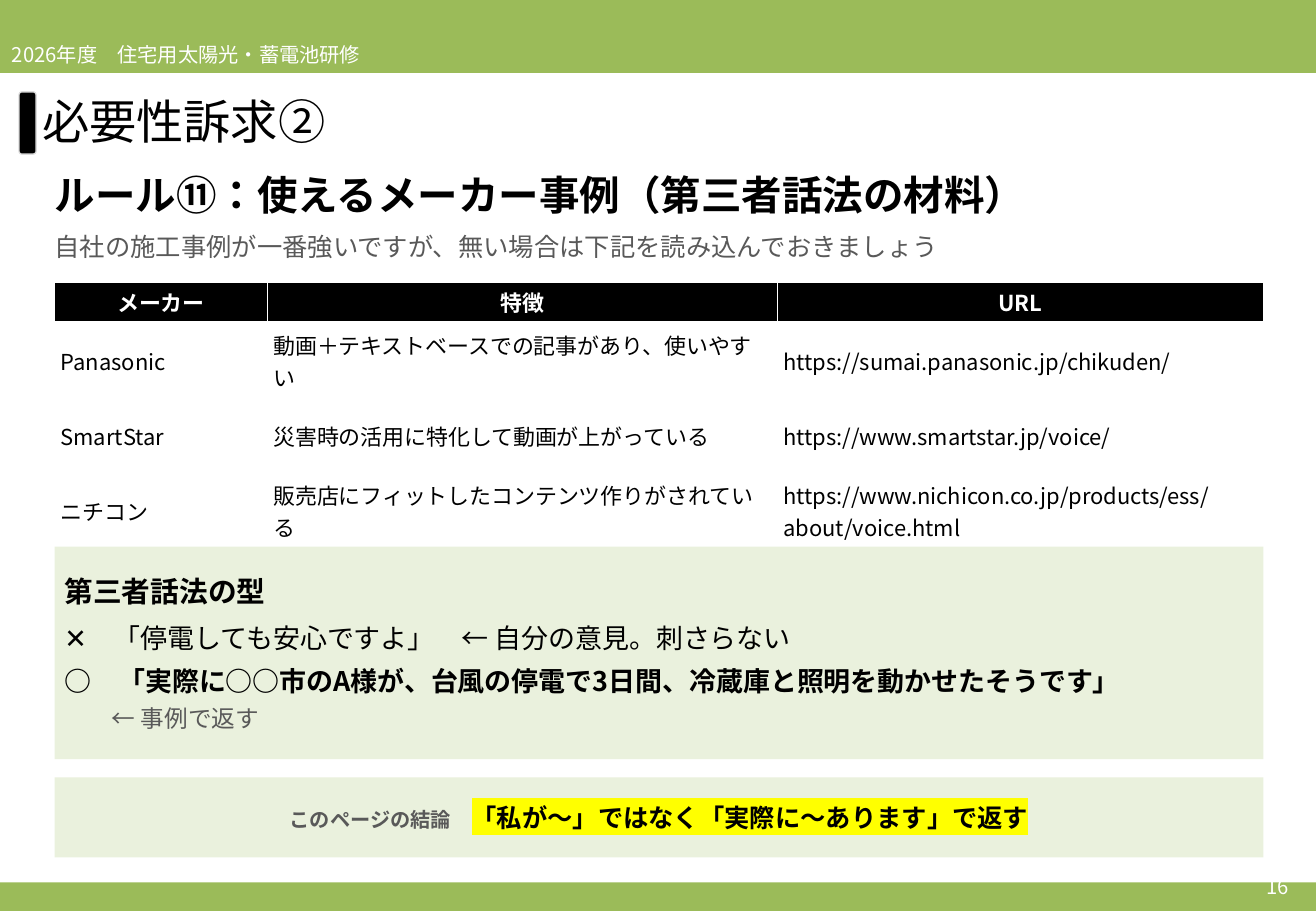
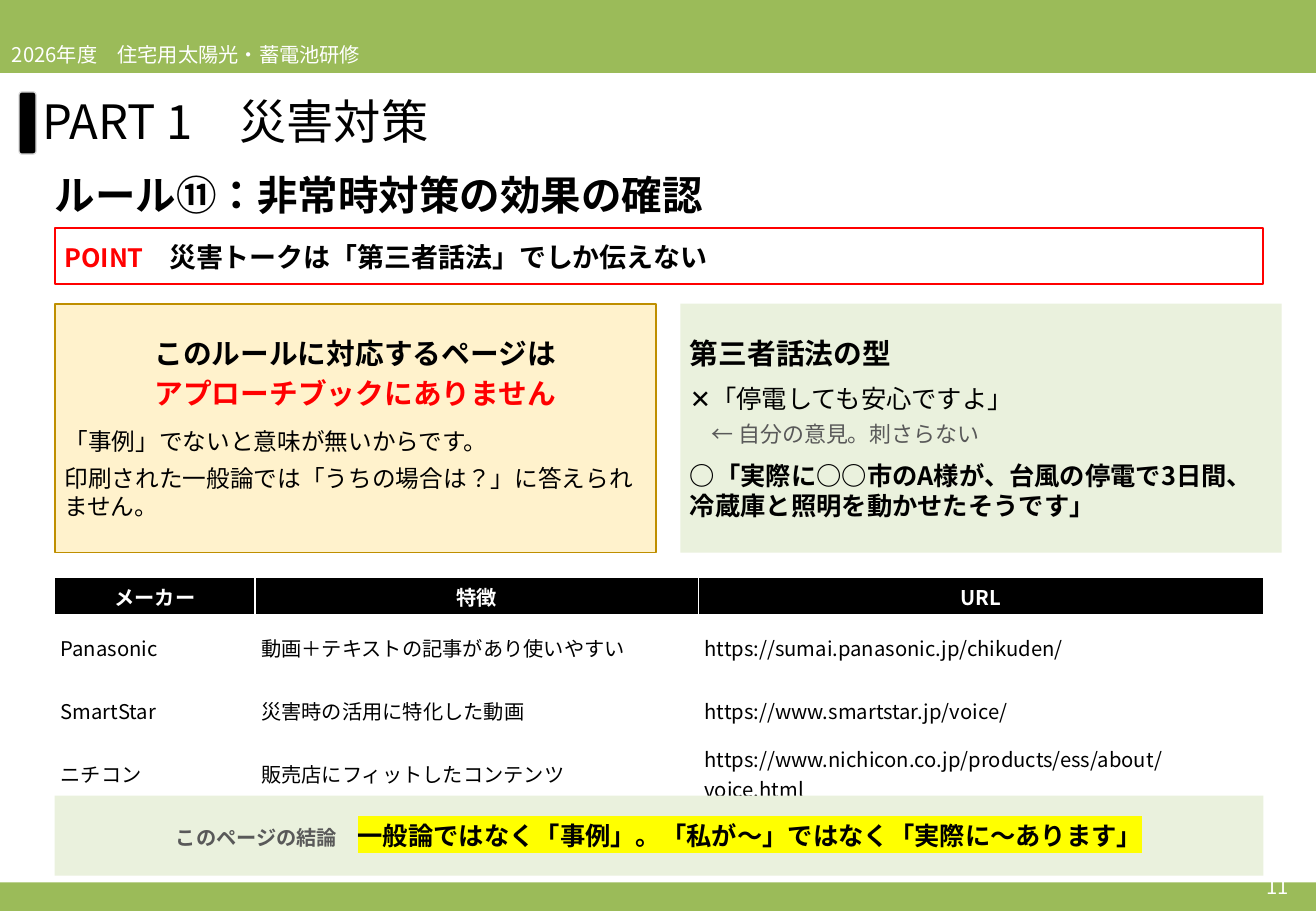
Before and after one commit to soshiro-iki-sys/-, a slide deck: slide 11 of slides/2026営業研修_第3回_必要性訴求②＆ロープレ.pptx (slide 16 before the commit). Drawn at 1316x911 pixels with LibreOffice and Linux fonts; fonts in the diff are those of the drawing. Boxes give left, top, right and bottom in pixels: in the first picture for what was removed or moved away, otherwise in the second. Text is boxed around its words. In the diff, an @@ line names an element or a change of style, - is before the commit and + after.

```diff
--- a/slides/2026営業研修_第3回_必要性訴求②＆ロープレ.pptx
+++ b/slides/2026営業研修_第3回_必要性訴求②＆ロープレ.pptx
@@ text at bbox=[42, 99, 429, 143]: text changed @@
-必要性訴求②
+PART 1 災害対策
@@ text at bbox=[55, 175, 703, 214]: text changed @@
-ルール⑪：使えるメーカー事例（第三者話法の材料）
+ルール⑪：非常時対策の効果の確認
@@ rectangle "POINT 災害トークは「第三者話法」でしか伝えない": place and size @@
-rectangle "POINT 災害トークは「第三者話法」でしか伝えない" at bbox=[55, 234, 938, 258]
+rectangle "POINT 災害トークは「第三者話法」でしか伝えない" at bbox=[55, 228, 1264, 284]
@@ rectangle "POINT 災害トークは「第三者話法」でしか伝えない" at bbox=[55, 228, 1264, 284]: vertical alignment top to middle; outline none to #FF0000 1.25 pt @@
@@ text in rectangle at bbox=[169, 244, 707, 270]: text changed; size 15 to 16 pt; text colour #595959 to #000000; bold on @@
-自社の施工事例が一番強いですが、無い場合は下記を読み込んでおきましょう
+POINT 災害トークは「第三者話法」でしか伝えない
@@ rectangle added at bbox=[55, 304, 656, 553], fill #FFF2CC, outline #BF8F00 1 pt, 14 pt, text #000000 @@
+このルールに対応するページは
+アプローチブックにありません
+「事例」でないと意味が無いからです。
+印刷された一般論では「うちの場合は？」に答えられません。
@@ rectangle "第三者話法の型": place and size @@
-rectangle "第三者話法の型" at bbox=[55, 547, 1264, 759]
+rectangle "第三者話法の型" at bbox=[680, 304, 1282, 553]
@@ text in rectangle at bbox=[690, 386, 1252, 518]: text changed; size 16 to 15 pt @@
-✕ 「停電しても安心ですよ」 ← 自分の意見。刺さらない
-○ 「実際に○○市のA様が、台風の停電で3日間、冷蔵庫と照明を動かせたそうです」
-← 事例で返す
+✕「停電しても安心ですよ」
+← 自分の意見。刺さらない
+○「実際に○○市のA様が、台風の停電で3日間、冷蔵庫と照明を動かせたそうです」
@@ table at bbox=[55, 577, 1264, 806] @@
-row 2, column 2: 動画＋テキストベースでの記事があり、使いやすい
+row 2, column 2: 動画＋テキストの記事があり使いやすい
-row 3, column 2: 災害時の活用に特化して動画が上がっている
+row 3, column 2: 災害時の活用に特化した動画
-row 4, column 2: 販売店にフィットしたコンテンツ作りがされている
+row 4, column 2: 販売店にフィットしたコンテンツ
@@ size 13 to 12 pt in "メーカー", "特徴", "URL", "Panasonic" and 5 more places @@
@@ table: place and size @@
-table at bbox=[55, 282, 1264, 549]
+table at bbox=[55, 577, 1264, 806]
@@ rectangle "このページの結論 一般論ではなく「事例」。「私が〜」ではなく「実際に〜あります」": place and size @@
-rectangle "このページの結論 一般論ではなく「事例」。「私が〜」ではなく「実際に〜あります」" at bbox=[55, 778, 1264, 858]
+rectangle "このページの結論 一般論ではなく「事例」。「私が〜」ではなく「実際に〜あります」" at bbox=[55, 796, 1264, 876]
@@ text in rectangle at bbox=[176, 823, 1142, 848]: text changed @@
-このページの結論 「私が〜」ではなく「実際に〜あります」で返す
+このページの結論 一般論ではなく「事例」。「私が〜」ではなく「実際に〜あります」
@@ text at bbox=[1266, 873, 1288, 894]: text changed @@
-16
+11
```
Also in this commit, not shown: 22 other slides changed, 8 slides added, 5 slides removed, 2 other files.
